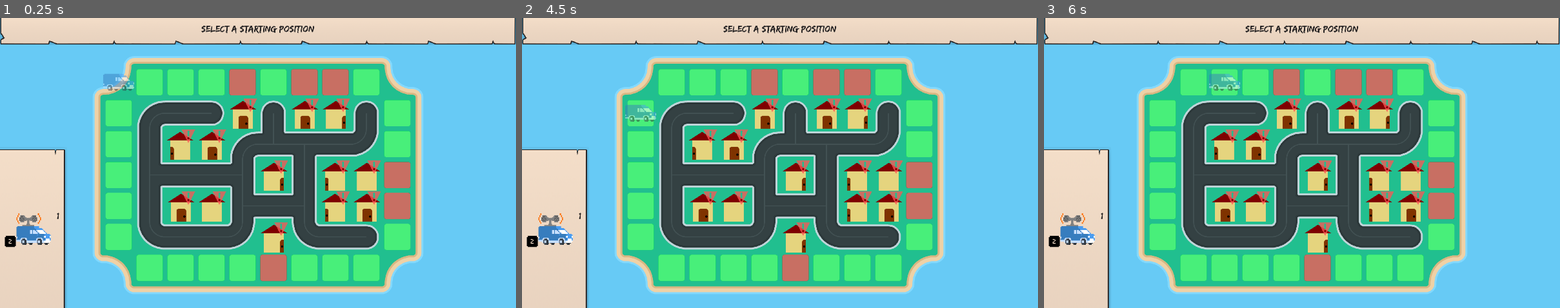
Above: before the commit, frames 1-3 (left to right).
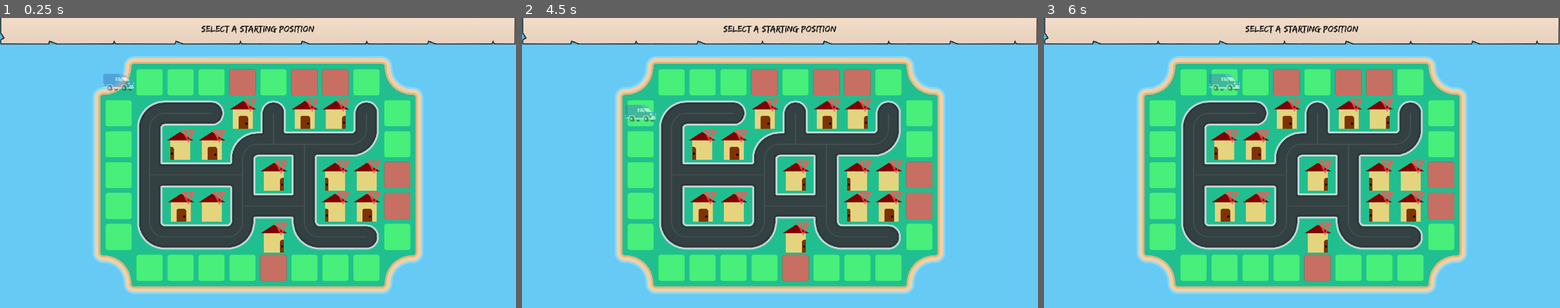
Above: after the commit, the same moments.

Repository: DamienKusters/gmtk2026jam
Game: Godot game, scene res://nodes/game.tscn
Same seed, same stepped clock (60 frames per second), same inputs: the game is played once before the commit and once after it. The engine's default icon, where the game draws it, is replaced by a stand-in: a white triangle on a blue panel in a dark square. Sound files missing from this copy of the repository are replaced by a short silence.
Inputs (mouse positions are in pixels of both pictures, inside the frame that each line leads up to):
- Up to frame 1 (0.25 s): no input
- Up to frame 2 (4.5 s): tap Enter at 0.5, 2, 3.5 s; move the mouse to (893, 148) at 0.52 s; hold D (right) 0.53-1.28 s; tap 1 (action1) at 0.6, 2.3, 2.85 s; tap 2 (action2) at 0.8, 1.35, 3.05, 3.6 s; tap Space at 1.25, 2.75, 4.25 s; move the mouse to (676, 177) at 1.27 s; hold S (down) 1.28-2.03 s; tap 3 (action3) at 1.55, 2.1, 3.8, 4.35 s; move the mouse to (831, 99) at 2.02 s; hold D (right) 2.03-2.78 s; move the mouse to (754, 221) at 2.77 s; hold W (up) 2.78-3.53 s; move the mouse to (934, 206) at 3.52 s; hold A (left) from 3.53 s (still down); move the mouse to (625, 119) at 4.27 s
- Up to frame 3 (6 s): tap 1 (action1) at 4.55, 5.85 s; move the mouse to (1327, 163) at 5.02 s; release A (left) at 5.03 s; hold S (down) 5.03-5.78 s; click (1327, 163) at 5.1 s; tap 2 (action2) at 5.3 s; move the mouse to (1224, 90) at 5.77 s; hold D (right) from 5.78 s (still down)

The runs differ from the first frame. In frame 1, 6.9% of the frame differs, in the area x 0-13%, y 45-100%; in frame 2, 6.9%; in frame 3, 6.9%.

Commit message:
feat: Music and audio effects

Diff:
--- /dev/null
+++ b/default_bus_layout.tres
@@ -0,0 +1,4 @@
+[gd_resource type="AudioBusLayout" format=3 uid="uid://gdx81hmkyvli"]
+
+[resource]
+bus/0/volume_db = -4.002995
--- a/nodes/game.tscn
+++ b/nodes/game.tscn
@@ -10,6 +10,7 @@
 [ext_resource type="PackedScene" uid="uid://qasltfge2w8a" path="res://nodes/van/van.tscn" id="6_7idfb"]
 [ext_resource type="Texture2D" uid="uid://rr075ru6i8au" path="res://nodes/ui/target.png" id="7_fjk5n"]
 [ext_resource type="Texture2D" uid="uid://dsv0xor3u6q74" path="res://icon.svg" id="9_dv0a3"]
+[ext_resource type="Texture2D" uid="uid://u3xa4iwmkl2m" path="res://nodes/van/propaganda_noise.png" id="11_ff8ca"]
 
 [sub_resource type="TileMapPattern" id="TileMapPattern_fjk5n"]
 tile_data = PackedInt32Array(0, 524290, 3, 65536, 655362, 0, 1, 327682, 3, 65537, 589826, 2, 2, 589826, 3, 65538, 655362, 0)
@@ -257,6 +258,10 @@
 region = Rect2(0, 0, 128, 128)
 filter_clip = true
 
+[sub_resource type="Gradient" id="Gradient_ogq8d"]
+offsets = PackedFloat32Array(0, 0.72839504, 1)
+colors = PackedColorArray(1, 1, 1, 1, 1, 1, 1, 1, 1, 1, 1, 0)
+
 [node name="Game" type="Node2D" unique_id=1679078195]
 script = ExtResource("1_iae2t")
 
@@ -314,3 +319,21 @@
 visible = false
 scale = Vector2(0.171875, 0.171875)
 texture = ExtResource("9_dv0a3")
+
+[node name="Propaganda" type="CPUParticles2D" parent="." unique_id=2095887435]
+emitting = false
+amount = 5
+texture = ExtResource("11_ff8ca")
+one_shot = true
+explosiveness = 0.7
+local_coords = true
+particle_flag_align_y = true
+spread = 180.0
+gravity = Vector2(0, 0)
+initial_velocity_min = 200.0
+initial_velocity_max = 200.0
+linear_accel_min = -200.0
+linear_accel_max = -200.0
+scale_amount_min = 5.0
+scale_amount_max = 5.0
+color_ramp = SubResource("Gradient_ogq8d")
--- a/nodes/globals/globals.gd
+++ b/nodes/globals/globals.gd
@@ -6,8 +6,22 @@
 enum UpgradeEnum { BOY, PROPAGANDA, HELI }
 var upgrades: Dictionary[UpgradeEnum, int] = {
 	#UpgradeEnum.BOY: 1,
-	UpgradeEnum.PROPAGANDA: 1,
+	#UpgradeEnum.PROPAGANDA: 1,
 	#UpgradeEnum.HELI: 1,
+}
+
+var music = [
+	preload("res://nodes/music/Retrograde.mp3"),
+	preload("res://nodes/music/Smart Riot.mp3"),
+	preload("res://nodes/music/Snake on the Beach.mp3"),
+	preload("res://nodes/music/Sugar Zone.mp3"),
+]
+
+var sfx = {
+	&"bump": preload("res://nodes/sfx/hitHurt.wav"),
+	&"deliver": preload("res://nodes/sfx/pickupCoin.wav"),
+	&"throw": preload("res://nodes/sfx/powerUp.wav"),
+	&"propaganda": preload("res://nodes/sfx/propaganda.wav"),
 }
 
 var money := 0 :
@@ -15,7 +29,21 @@
 		money = value
 		money_updated.emit()
 
+func _ready():
+	$AudioStreamPlayer.finished.connect(_play_random_song)
+	_play_random_song()
+
+func play_sound(key: StringName, random_pitch := true):
+	if random_pitch:
+		$SFXPlayer.pitch_scale = randf_range(0.8, 1.2)
+	$SFXPlayer.stream = sfx[key]
+	$SFXPlayer.play()
+
 func animate(tween: Tween, parent: Node):
 	if tween:
 		tween.kill()
 	return parent.create_tween()
+
+func _play_random_song():
+	$AudioStreamPlayer.stream = music.pick_random()
+	$AudioStreamPlayer.play()
--- a/nodes/globals/globals.tscn
+++ b/nodes/globals/globals.tscn
@@ -4,3 +4,11 @@
 
 [node name="Globals" type="Node" unique_id=695349687]
 script = ExtResource("1_cumkr")
+
+[node name="AudioStreamPlayer" type="AudioStreamPlayer" parent="." unique_id=1504642976]
+volume_db = -8.0
+autoplay = true
+
+[node name="SFXPlayer" type="AudioStreamPlayer" parent="." unique_id=1204300201]
+volume_db = -3.0
+autoplay = true
--- a/nodes/tilemap.gd
+++ b/nodes/tilemap.gd
@@ -73,6 +73,7 @@
 	if deliver_successful:
 		deliveries[house_coords] = true
 		colours.set_cell(house_coords, 0, Vector2i(0, 1))
+		Globals.play_sound("deliver")
 	if get_delivery_count() == deliveries.size():
 		all_deliveries_done.emit()
 	delivery_done.emit()
--- a/nodes/van/van.gd
+++ b/nodes/van/van.gd
@@ -57,18 +57,21 @@
 			$Timer.start()
 			_on_timer_timeout()
 		if Input.is_action_just_pressed("action1") and Globals.upgrades.has(Globals.UpgradeEnum.BOY):
-			if !shot_ready:
+			if !shot_ready or flying:
 				return
-			if flying == false:
-				shot_ready = false
-				$NewspaperComponent.shoot()
-				Globals.van_used_ability.emit(self, Globals.UpgradeEnum.BOY)
+			shot_ready = false
+			$NewspaperComponent.shoot()
+			Globals.van_used_ability.emit(self, Globals.UpgradeEnum.BOY)
+			Globals.play_sound("throw")
 		if Input.is_action_just_pressed("action2") and Globals.upgrades.has(Globals.UpgradeEnum.PROPAGANDA):
-			if flying == true or propaganda_uses <= 0:
+			if flying or propaganda_uses <= 0:
 				return
 			propaganda_uses -= 1
 			$PropagandaComponent.deliver_in_range(location_normalized)
 			Globals.van_used_ability.emit(self, Globals.UpgradeEnum.PROPAGANDA)
+			Globals.play_sound("propaganda")
+			$"../Propaganda".position = location_normalized * MOVE_LENGTH
+			$"../Propaganda".emitting = true
 		if Input.is_action_just_pressed("action3") and Globals.upgrades.has(Globals.UpgradeEnum.HELI):
 			if flying == false:
 				if ascends >= Globals.upgrades[Globals.UpgradeEnum.HELI]:
@@ -80,6 +83,7 @@
 				if !tile["inaccessable"] and !tile["land_block"]:
 					flying = false
 			Globals.van_used_ability.emit(self, Globals.UpgradeEnum.HELI)
+			Globals.play_sound("throw")
 
 func start(_tile_coords: Vector2i, _node_position: Vector2i):
 	location_normalized = _tile_coords
@@ -134,7 +138,12 @@
 	var atlas: AtlasTexture = $Sprite2D.texture
 	atlas.region = directions_atlas_map[key]
 
-var move_blocked := false
+var move_blocked := false :
+	set(value):
+		#if value == true and value != move_blocked:
+			#Globals.play_sound("bump")
+		move_blocked = value
+
 func _on_timer_timeout() -> void:
 	if game_ended:
 		return
Not shown, added: nodes/music/Retrograde.mp3.import
Not shown, added: nodes/music/Smart Riot.mp3.import
Not shown, added: nodes/music/Snake on the Beach.mp3.import
Not shown, added: nodes/music/Sugar Zone.mp3.import
Not shown, added: nodes/sfx/hitHurt.wav.import
Not shown, added: nodes/sfx/pickupCoin.wav.import
Not shown, added: nodes/sfx/powerUp.wav.import
Not shown, added: nodes/sfx/propaganda.wav.import
Binary file added: nodes/van/propaganda_noise.png
Not shown, added: nodes/van/propaganda_noise.png.import
Not shown, added: nodes/music/Retrograde.mp3
Not shown, added: nodes/music/Smart Riot.mp3
(and 6 more such lines)
